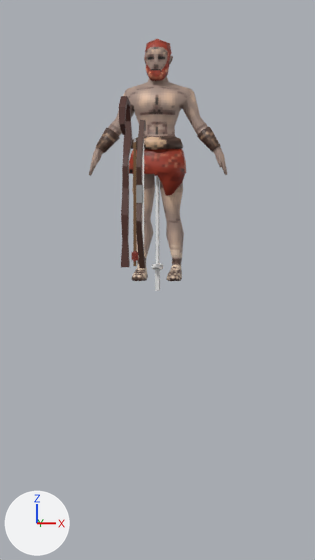
The Blender file Assets/Characters/TheWarrior_BLEND.blend as it was, and as the next commit left it.
Camera for both pictures: the file's camera 'Camera.001'. The lights are fixed; the arrows at lower left show +X, +Y and +Z.
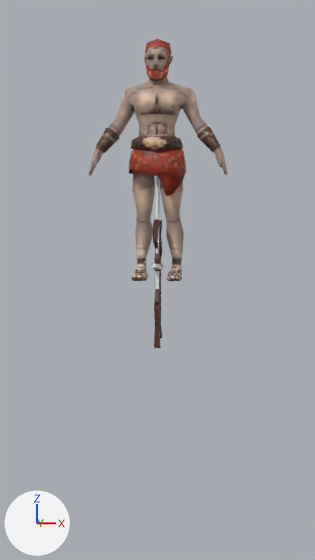
Location of each change, [x1, y1, x2, y2] in pixels of the pictures (315 x 560 px):
'Cube.004', deleted
    before: [119, 96, 133, 267]
'Cube.001', deleted (brown)
    before: [136, 120, 146, 268]
    faces in mat_bow (brown #573a30): [136, 120, 146, 268]
    faces in mat_bowgrip (grey #9a9a9a): [136, 185, 143, 203]
'warriorWand', added
    after: [153, 220, 162, 348]
'Cube.003', recoloured, moved (not visible afterwards)
    before: [132, 137, 138, 266]
'warriorBow', added
    after: [154, 220, 162, 338]
part 1 of me_cube_001, recoloured
    before: [133, 142, 136, 266]
part 2 of me_cube_001, recoloured
    before: [132, 251, 138, 261]

What changed in the scene script:
```text
Change me_cube_001:
    where me_cube_001.from_pydata(...)  # 33 vertices, 33 faces; spans x -0.02..0.02, y -0.018..0.018, z -0.499..0.337
    used by ob_cube_003; location = (0.291, -3.368, 0.65)
    me_cube_001 part 1: all 9 faces that had it switch from mat_arrowbody (brown #74522d) to mat_arrowhead (grey #a4a4a4)
    me_cube_001 part 2: all 16 faces that had it switch from mat_feathers (red #7e2614) to mat_arrowhead (grey #a4a4a4)
Add me_warriorwand:
    me_warriorwand.from_pydata(...)  # 56 vertices, 54 faces; spans x -0.025..0.025, y -0.158..0.13, z -0.558..0.497
    me_warriorwand.materials.append(mat_staffbody)  # dark red #502b23
Add me_warriorbow:
    me_warriorbow.from_pydata(...)  # 48 vertices, 44 faces; spans x -0.021..0.021, y -0.066..0.173, z -0.486..0.494
    me_warriorbow.materials.append(mat_bow)  # brown #573a30
Remove ob_cube_001:
    ob_cube_001 = bpy.data.objects.new('Cube.001', me_cube_004)
    ob_cube_001.location = (0.291, -3.117, 0.626)
Remove ob_cube_002:
    ob_cube_002 = bpy.data.objects.new('Cube.002', me_cube)
    ob_cube_002.location = (0.296, -3.008, 0.62)
Change ob_cube_003:
    ob_cube_003.location: (0.291, -3.368, 0.65) -> (0.0, 0.0, 0.0)
Remove ob_cube_004:
    ob_cube_004 = bpy.data.objects.new('Cube.004', me_cube_003)
    ob_cube_004.location = (0.291, -3.779, 0.776)
Add ob_warriorwand:
    ob_warriorwand = bpy.data.objects.new('warriorWand', me_warriorwand)
    ob_warriorwand.location = (0.0, 0.0, 0.0)
Add ob_warriorbow:
    ob_warriorbow = bpy.data.objects.new('warriorBow', me_warriorbow)
    ob_warriorbow.location = (0.0, 0.0, 0.0)
```
